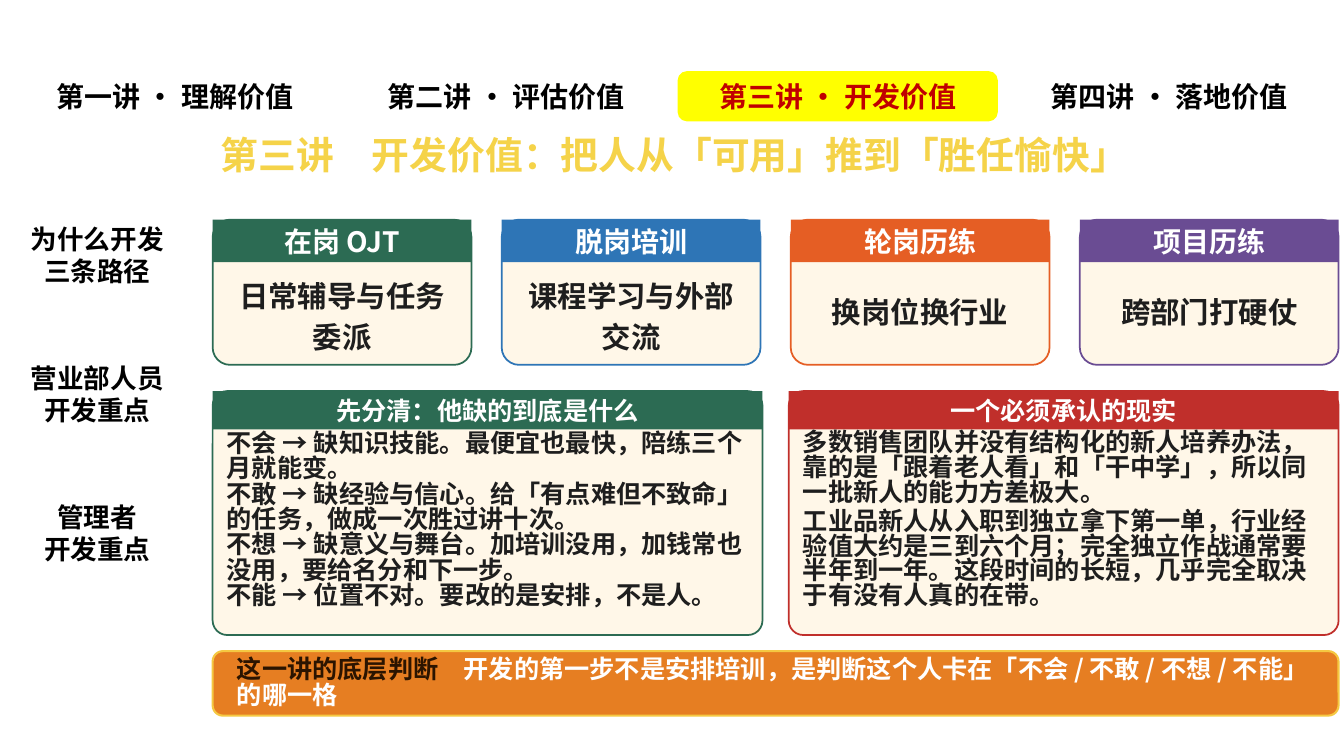
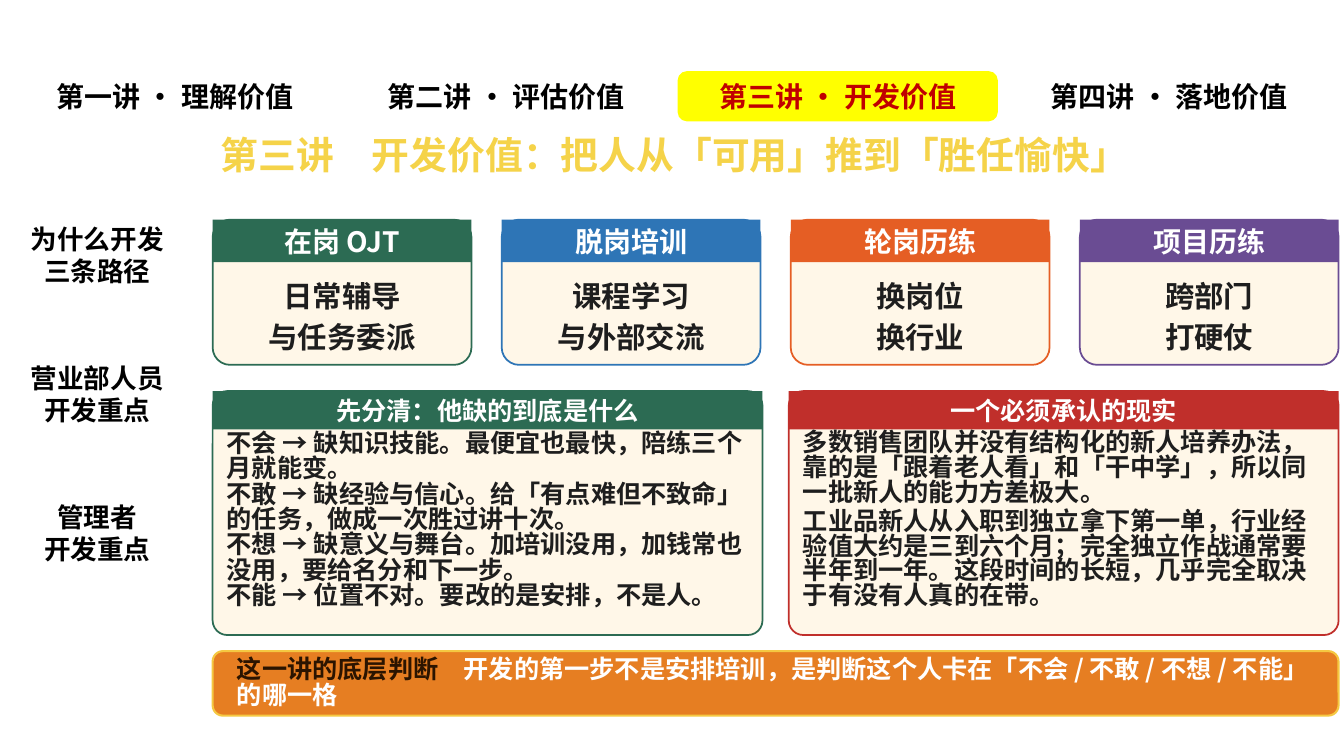
Before and after one commit to caixinyu2017-star/xixi, a slide deck: slide 34 of 管理技能课-价值与开发.pptx. Drawn at 1344x756 pixels with LibreOffice and Linux fonts; fonts in the diff are those of the drawing; background and template pictures are left out. Boxes give left, top, right and bottom in pixels: in the first picture for what was removed or moved away, otherwise in the second. Text is boxed around its words. In the diff, an @@ line names an element or a change of style, - is before the commit and + after.

```diff
--- a/管理技能课-价值与开发.pptx
+++ b/管理技能课-价值与开发.pptx
@@ text at box(269, 282, 416, 351): spaces changed @@
-日常辅导与任务委派
+日常辅导
+与任务委派
@@ text at box(558, 282, 705, 351): spaces changed @@
-课程学习与外部交流
+课程学习
+与外部交流
@@ text at box(876, 281, 964, 351): text changed @@
-换岗位换行业
+换岗位
+换行业
@@ text at box(1165, 282, 1253, 351): text changed @@
-跨部门打硬仗
+跨部门
+打硬仗
```
Also in this commit, not shown: 8 other slides changed, 8 other files.
